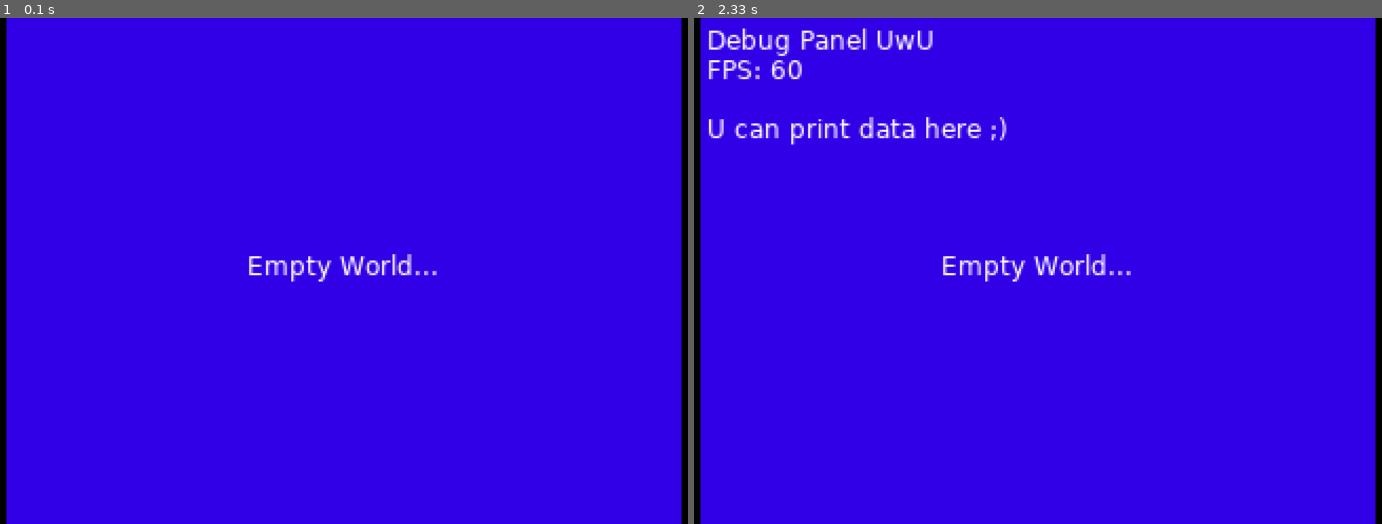
Above: before the commit, frames 1-2 (left to right).
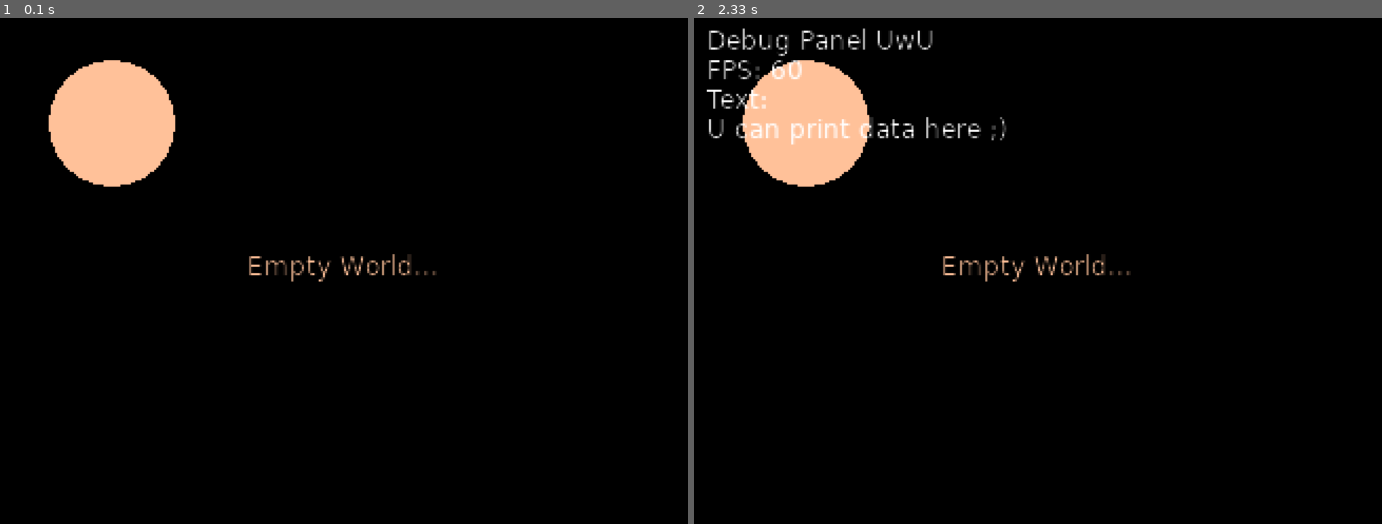
Above: after the commit, the same moments.

Repository: VisualS-RGB/Template-LOVE2D-Project
Game: LÖVE game, started from Template Proyect/main.lua
Two runs of this game, one before a commit and one after it. Both use one fixed random seed, a clock stepped at 60 frames per second and the inputs below.
Inputs (mouse positions are in pixels of both pictures, inside the frame that each line leads up to):
- Up to frame 1 (0.1 s): no input
- Up to frame 2 (2.33 s): press the mouse at (824, 276) at 0.37 s; move the mouse to (976, 326) at 0.47 s; release the mouse at (1127, 382) at 0.6 s; tap Space at 0.67 s; tap Tab at 2.1 s

The runs differ from the first frame. In frame 1, 98% of the frame differs, in the area x 0-100%, y 0-100%; in frame 2, 98%.

Commit message:
1.0.3 ALPHA
- Add Colors in text.
- Add more love loops for the scene manager

Diff:
--- /dev/null
+++ b/Template Proyect/libraries/colors.lua
@@ -0,0 +1,46 @@
+local colors = {
+    -- Without saturation:
+    white = {1, 1, 1},
+    lightGray = {0.75, 0.75, 0.75},
+    gray = {0.5, 0.5, 0.5},
+    darkGray = {0.25, 0.25, 0.25},
+    black = {0, 0, 0},
+
+    -- Base:
+    red = {1, 0, 0},
+    green = {0, 1, 0},
+    blue = {0, 0, 1},
+    cyan = {0, 1, 1},
+    yellow = {1, 1, 0},
+    pink = {1, 0, 1},
+    orange = {1, 0.4, 0},
+    purple = {0.25, 0, 1},
+    fuchsia = {1, 0, 0.4},
+    brown = {0.4, 0.15, 0.15},
+
+    -- Pastel:
+    pastelRed = {1, 0.6, 0.6},
+    pastelGreen = {0.6, 1, 0.6},
+    pastelBlue = {0.6, 0.6, 1},
+    pastelCyan = {0.6, 1, 1},
+    pastelYellow = {1, 1, 0.6},
+    pastelPink = {1, 0.6, 1},
+    pastelOrange = {1, 0.76, 0.6},
+    pastelPurple = {0.7, 0.6, 1},
+    pastelFuchsia = {1, 0.6, 0.76},
+    pastelBrown = {0.76, 0.66, 0.66},
+
+    -- Dark:
+    darkRed = {0.5, 0, 0},
+    darkGreen = {0, 0.5, 0},
+    darkBlue = {0, 0, 0.5},
+    darkCyan = {0, 0.5, 0.5},
+    darkYellow = {0.5, 0.5, 0},
+    darkPink = {0.5, 0, 0.5},
+    darkOrange = {0.5, 0.2, 0},
+    darkPurple = {0.125, 0, 0.5},
+    darkFuchsia = {0.5, 0, 0.2},
+    darkBrown = {0.2, 0.075, 0.075},
+}
+
+return colors
--- a/Template Proyect/main.lua
+++ b/Template Proyect/main.lua
@@ -1,6 +1,23 @@
-require"source.globals"
+-- Setup fixed resolution:
+Push = require"libraries.push"
+love.graphics.setDefaultFilter("nearest", "nearest") -- Setup texture filter mode.
+Push:setupScreen(
+    320, 240, -- Fixed resolution.
+    1280, 720, -- Real resolution.
+    {
+        fullscreen = false,
+        resizable = false,
+    }
+)
 
-function love.resize(x, y) Push:resize(x, y) end -- Resize fixed resolution.
+-- Global:
+-- Managers:
+SceneManager = require"source.managers.sceneManager"
+AudioManager = require"source.managers.audioManager"
+Debug = require"source.debug"
+
+-- Parameters:
+TimeScale = 1
 
 function love.load()
     SceneManager:load()
@@ -18,7 +35,7 @@
 
     -- Draw static BG color:
     love.graphics.setColor(love.math.colorFromBytes(50, 0, 230))
-    love.graphics.rectangle("fill", 0, 0, Push:getWidth(), Push:getHeight())
+    --love.graphics.rectangle("fill", 0, 0, Push:getWidth(), Push:getHeight())
     love.graphics.setColor(1, 1, 1, 1)
 
     SceneManager:draw()
@@ -27,9 +44,77 @@
     Push:finish()
 end
 
-function love.keypressed(k)
-    if k == "return" and love.keyboard.isDown("lalt") then Push:switchFullscreen() end -- Fullscreen.
+-- Keyboard:
+function love.keypressed(key)
+    if key == "return" and love.keyboard.isDown("lalt") then Push:switchFullscreen() end -- Fullscreen.
 
-    SceneManager:keypressed(k)
-    Debug:keypressed(k)
+    SceneManager:keypressed(key)
+    Debug:keypressed(key)
 end
+
+function love.keyreleased(key)
+    SceneManager:keyreleased(key)
+end
+
+function love.textinput(text)
+    SceneManager:textinput(text)
+end
+
+-- Mouse:
+function love.mousepressed(x, y, button)
+    x, y = Push:toGame(x, y) -- Set cursor position in the Push enviourment.
+    if x and y then SceneManager:mousepressed(x, y, button) end
+end
+
+function love.mousereleased(x, y, button)
+    x, y = Push:toGame(x, y) -- Set cursor position in the Push enviourment.
+    if x and y then SceneManager:mousereleased(x, y, button) end
+end
+
+function love.mousemoved(x, y, dx, dy, istouch)
+    x, y = Push:toGame(x, y) -- Set cursor position in the Push enviourment.
+    if x and y then SceneManager:mousemoved(x, y, dx / Push._SCALE.x, dy / Push._SCALE.y, istouch) end
+end
+
+function love.wheelmoved(x, y)
+    SceneManager:wheelmoved(x, y)
+end
+
+-- Joystick:
+function love.joystickadded(joystick)
+    SceneManager:joystickadded(joystick)
+end
+
+function love.joystickremoved(joystick)
+    SceneManager:joystickremoved(joystick)
+end
+
+function love.gamepadpressed(joystick, button)
+    SceneManager:gamepadpressed(joystick, button)
+end
+
+function love.gamepadreleased(joystick, button)
+    SceneManager:gamepadreleased(joystick, button)
+end
+
+function love.gamepadaxis(joystick, axis, value)
+    SceneManager:gamepadaxis(joystick, axis, value)
+end
+
+-- Window:
+function love.focus(focus)
+    SceneManager:focus(focus)
+end
+
+function love.visible(visible)
+    SceneManager:visible(visible)
+end
+
+function love.resize(x, y)
+    Push:resize(x, y) -- Resize fixed resolution.
+    SceneManager:resize(x, y)
+end
+
+function love.quit() -- Quit event.
+    SceneManager:quit()
+end
--- a/Template Proyect/source/debug.lua
+++ b/Template Proyect/source/debug.lua
@@ -1,5 +1,7 @@
 local debug = {
     debugMenu = false,
+
+    text = "",
 
     leftTexts = {},
     rightTexts = {},
@@ -15,7 +17,7 @@
     self.leftTexts = {
         "Debug Panel UwU",
         "FPS: " .. tostring(love.timer.getFPS()),
-        "",
+        "Text: " ..tostring(self.text),
         "U can print data here ;)",
     }
 
--- a/Template Proyect/source/globals.lua
+++ /dev/null
@@ -1,21 +0,0 @@
-love.graphics.setDefaultFilter("nearest", "nearest") -- Setup texture filter mode.
-
--- Setup push:
-Push = require"libraries.push" -- Resolution configuration.
-
-Push:setupScreen(
-    320, 240, -- Fixed resolution.
-    1280, 720, -- Real resolution.
-    {
-        fullscreen = false,
-        resizable = false
-    }
-)
-
--- Managers:
-SceneManager = require"source.managers.sceneManager"
-AudioManager = require"source.managers.audioManager"
-Debug = require"source.debug"
-
--- Parameters:
-TimeScale = 1
--- a/Template Proyect/source/managers/sceneManager.lua
+++ b/Template Proyect/source/managers/sceneManager.lua
@@ -26,8 +26,72 @@
     if self.sceneSelected and self.sceneSelected.draw then self.sceneSelected:draw() end
 end
 
+-- Keyboard:
 function sceneManager:keypressed(k)
     if self.sceneSelected and self.sceneSelected.keypressed then self.sceneSelected:keypressed(k) end
 end
 
+function sceneManager:keyreleased(k)
+    if self.sceneSelected and self.sceneSelected.keyreleased then self.sceneSelected:keyreleased(k) end
+end
+
+function sceneManager:textinput(text)
+    if self.sceneSelected and self.sceneSelected.textinput then self.sceneSelected:textinput(text) end
+end
+
+-- Mouse:
+function sceneManager:mousepressed(x, y, button)
+    if self.sceneSelected and self.sceneSelected.mousepressed then self.sceneSelected:mousepressed(x, y, button) end
+end
+
+function sceneManager:mousereleased(x, y, button)
+    if self.sceneSelected and self.sceneSelected.mousereleased then self.sceneSelected:mousereleased(x, y, button) end
+end
+
+function sceneManager:mousemoved(x, y, dx, dy, istouch)
+    if self.sceneSelected and self.sceneSelected.mousemoved then self.sceneSelected:mousemoved(x, y, dx, dy, istouch) end
+end
+
+function sceneManager:wheelmoved(x, y)
+    if self.sceneSelected and self.sceneSelected.wheelmoved then self.sceneSelected:wheelmoved(x, y) end
+end
+
+-- Joystick:
+function sceneManager:joystickadded(joystick)
+    if self.sceneSelected and self.sceneSelected.joystickadded then self.sceneSelected:joystickadded(joystick) end
+end
+
+function sceneManager:joystickremoved(joystick)
+    if self.sceneSelected and self.sceneSelected.joystickremoved then self.sceneSelected:joystickremoved(joystick) end
+end
+
+function sceneManager:gamepadpressed(joystick, button)
+    if self.sceneSelected and self.sceneSelected.gamepadpressed then self.sceneSelected:gamepadpressed(joystick, button) end
+end
+
+function sceneManager:gamepadreleased(joystick, button)
+    if self.sceneSelected and self.sceneSelected.gamepadreleased then self.sceneSelected:gamepadreleased(joystick, button) end
+end
+
+function sceneManager:gamepadaxis(joystick, axis, value)
+    if self.sceneSelected and self.sceneSelected.gamepadaxis then self.sceneSelected:gamepadaxis(joystick, axis, value) end
+end
+
+-- Window:
+function sceneManager:focus(focus)
+    if self.sceneSelected and self.sceneSelected.focus then self.sceneSelected:focus(focus) end
+end
+
+function sceneManager:visible(visible)
+    if self.sceneSelected and self.sceneSelected.visible then self.sceneSelected:visible(visible) end
+end
+
+function sceneManager:resize(x, y)
+    if self.sceneSelected and self.sceneSelected.resize then self.sceneSelected:resize(x, y) end
+end
+
+function sceneManager:quit() -- Quit event.
+    if self.sceneSelected and self.sceneSelected.quit then self.sceneSelected:quit() end
+end
+
 return sceneManager
--- a/Template Proyect/source/scenes/templateScene.lua
+++ b/Template Proyect/source/scenes/templateScene.lua
@@ -1,3 +1,5 @@
+local Colors = require"libraries.colors"
+
 local scene = {}
 
 function scene:load()
@@ -7,10 +9,9 @@
 end
 
 function scene:draw()
+    love.graphics.setColor(Colors.pastelOrange)
     love.graphics.printf("Empty World...", 0, Push:getHeight() / 2 - 10, Push:getWidth(), "center")
-end
-
-function scene:keypressed(k)
+    love.graphics.circle("fill", 50, 50, 30)
 end
 
 return scene
